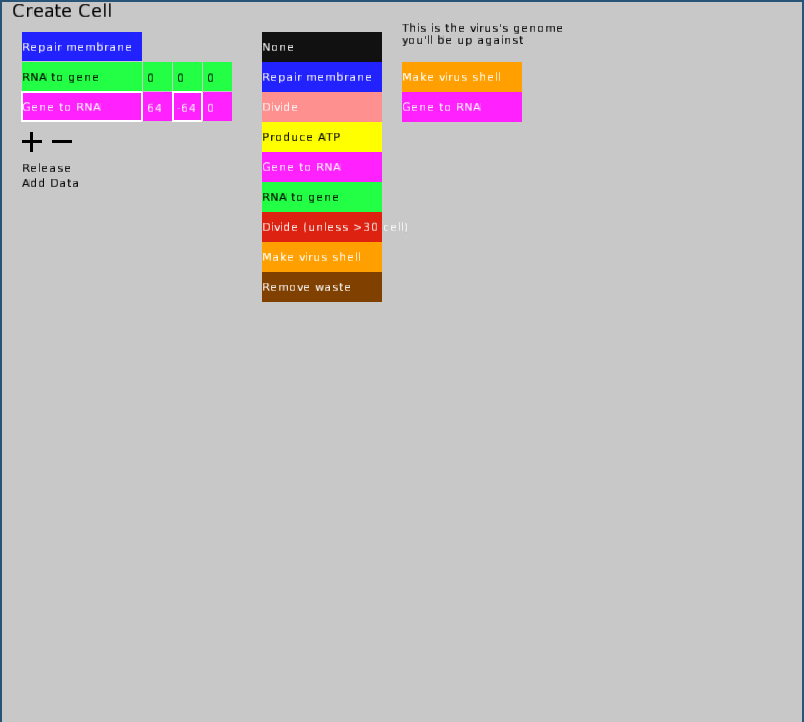
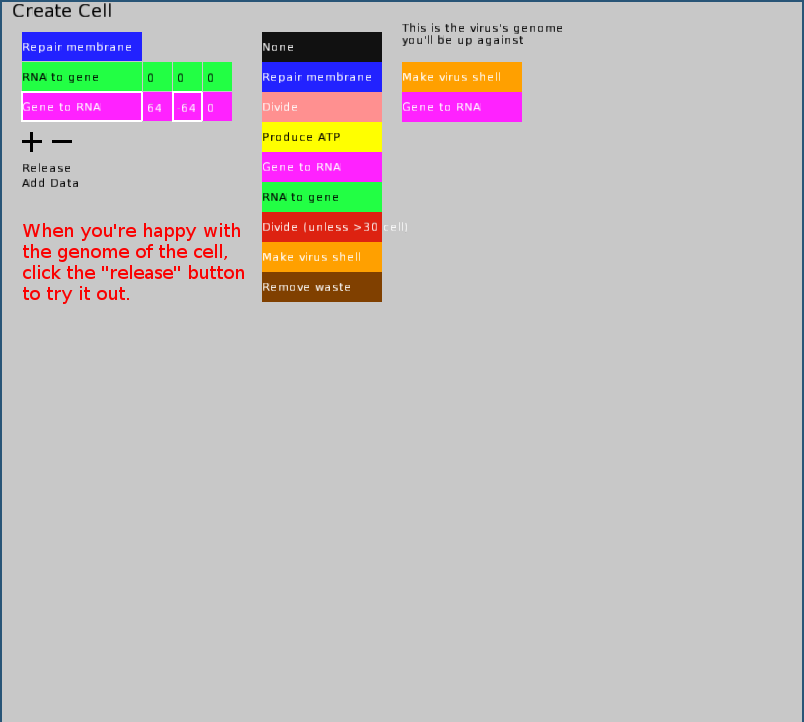
The second 804px x 722px image is a revision of the first. Changes to its layers:
added layer "When you're happy with ..." above "defence5.png" over left=23, top=223, right=244, bottom=304
